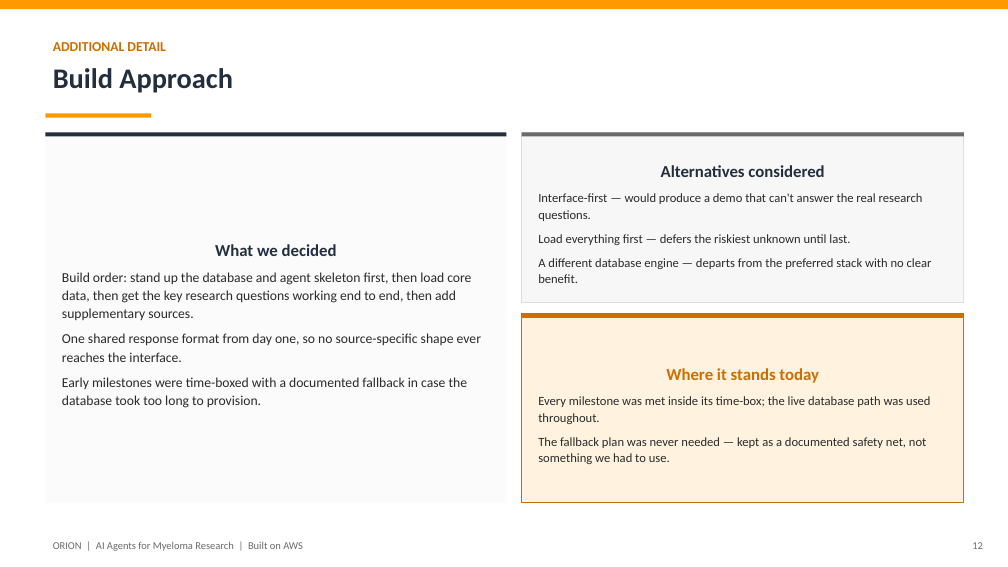
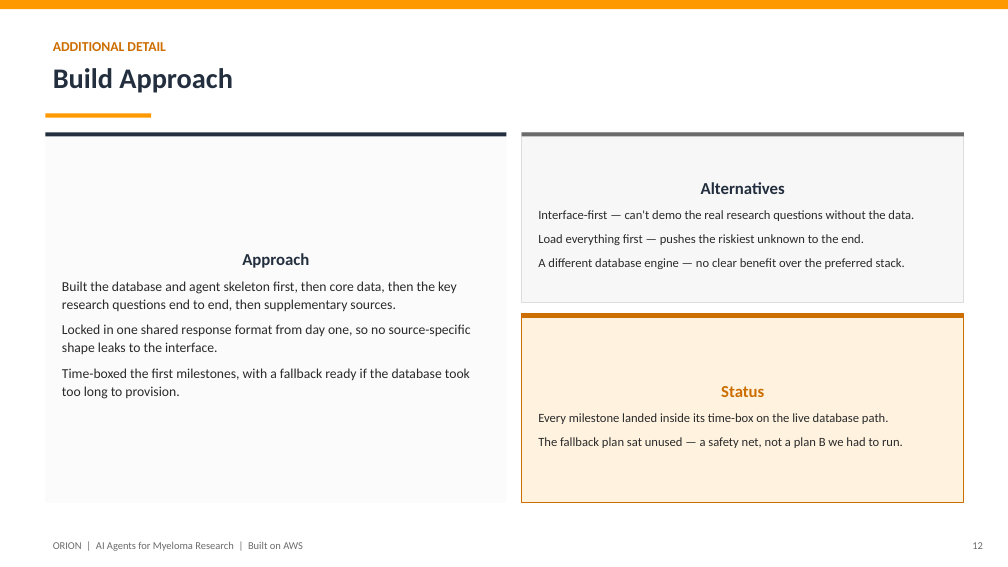
Before and after one commit to lhnminh/MMRF-KnowledgeGraph, a slide deck: slide 12 of ORION_Hackathon_Pitch.pptx. Drawn at 1008x567 pixels with LibreOffice and Linux fonts; fonts in the diff are those of the drawing. Boxes give left, top, right and bottom in pixels: in the first picture for what was removed or moved away, otherwise in the second. Text is boxed around its words. In the diff, an @@ line names an element or a change of style, - is before the commit and + after.

```diff
--- a/ORION_Hackathon_Pitch.pptx
+++ b/ORION_Hackathon_Pitch.pptx
@@ text in rectangle at <box>538,182,914,269</box>: text changed @@
-Alternatives considered
-Interface-first — would produce a demo that can't answer the real research questions.
-Load everything first — defers the riskiest unknown until last.
-A different database engine — departs from the preferred stack with no clear benefit.
+Alternatives
+Interface-first — can't demo the real research questions without the data.
+Load everything first — pushes the riskiest unknown to the end.
+A different database engine — no clear benefit over the preferred stack.
@@ text at <box>62,253,471,399</box>: text changed @@
-What we decided
-Build order: stand up the database and agent skeleton first, then load core data, then get the key research questions working end to end, then add supplementary sources.
-One shared response format from day one, so no source-specific shape ever reaches the interface.
-Early milestones were time-boxed with a documented fallback in case the database took too long to provision.
+Approach
+Built the database and agent skeleton first, then core data, then the key research questions end to end, then supplementary sources.
+Locked in one shared response format from day one, so no source-specific shape leaks to the interface.
+Time-boxed the first milestones, with a fallback ready if the database took too long to provision.
@@ text in rectangle at <box>538,386,903,448</box>: text changed @@
-Where it stands today
-Every milestone was met inside its time-box; the live database path was used throughout.
-The fallback plan was never needed — kept as a documented safety net, not something we had to use.
+Status
+Every milestone landed inside its time-box on the live database path.
+The fallback plan sat unused — a safety net, not a plan B we had to run.
```
Also in this commit, not shown: 5 other slides changed.
